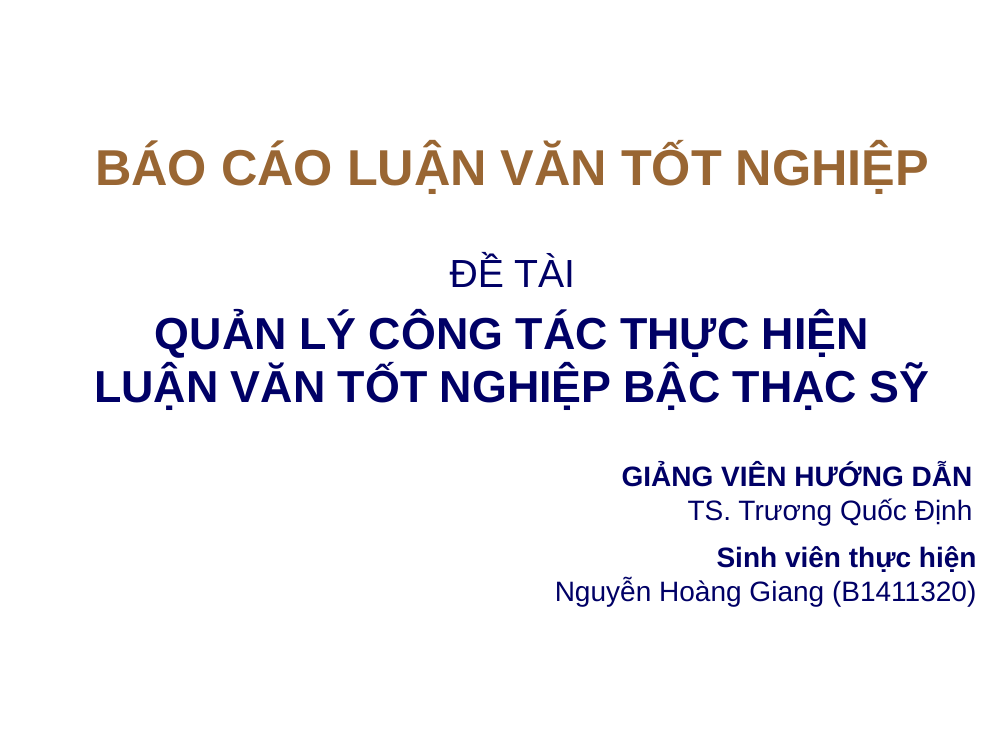
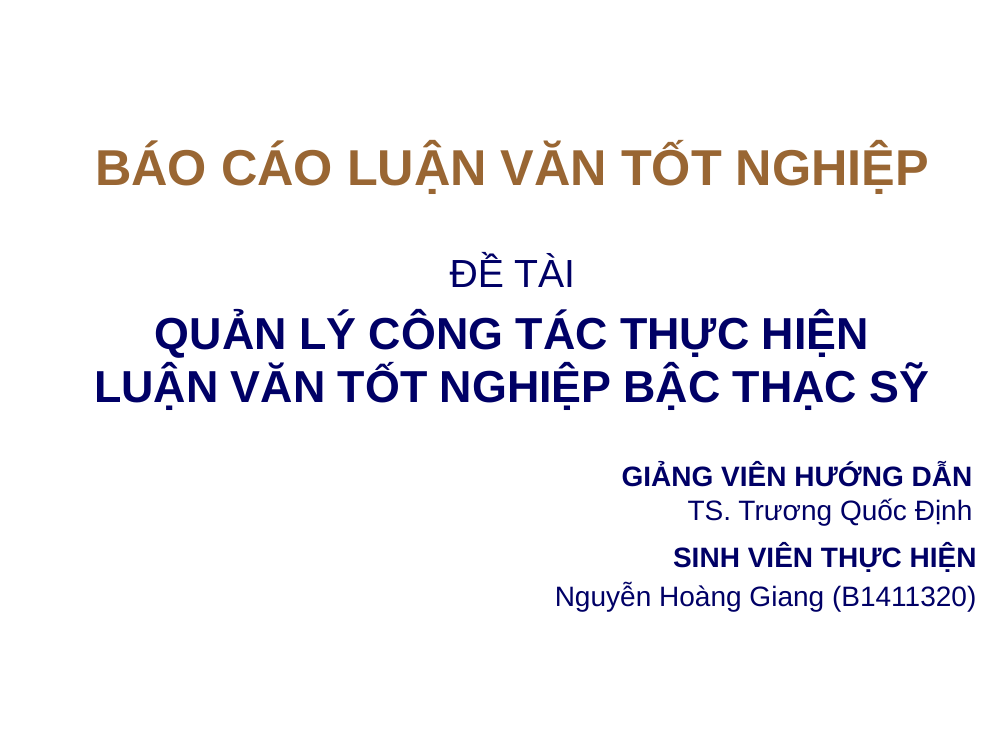
Before and after one commit to nhgiang196/luanvan, a slide deck: slide 1 of maubaocaolv.pptx. Drawn at 1008x756 pixels with LibreOffice and Linux fonts; fonts in the diff are those of the drawing; background and template pictures are left out. Boxes give left, top, right and bottom in pixels: in the first picture for what was removed or moved away, otherwise in the second. Text is boxed around its words. In the diff, an @@ line names an element or a change of style, - is before the commit and + after.

```diff
--- a/maubaocaolv.pptx
+++ b/maubaocaolv.pptx
@@ text at (x1=555, y1=545, x2=977, y2=611): text changed @@
-Sinh viên thực hiện
-Nguyễn Hoàng Giang (B1411320)
+SINH VIÊN THỰC HIỆN
+Nguyễn Hoàng Giang (B1411320)
```
Also in this commit, not shown: 2 other slides changed, 17 slides added, 3 slides removed, 20 other files.
